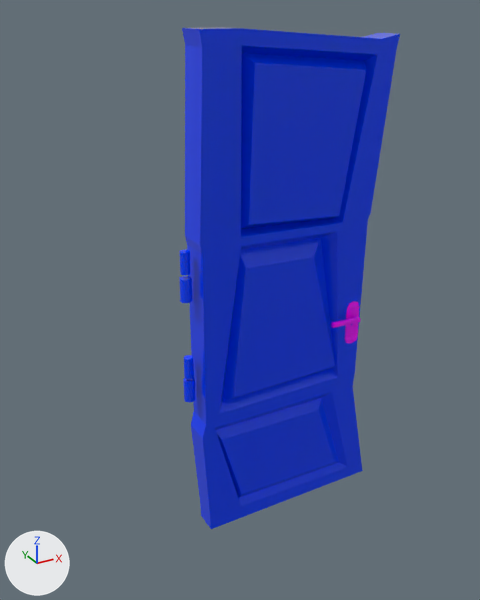
Two versions of the FBX model Assets/Imports/FBX/Structure/DOOR_LEFT.fbx, one commit apart.
Before and after are seen from a 50 mm lens placed at (-1.16, -2.51, 2.49), pointed at (0.21, -0.02, 1.25). Every picture has the same lights, and +X, +Y and +Z are marked at lower left. Where no turn or scale is listed for an object, it has been applied to the vertices.
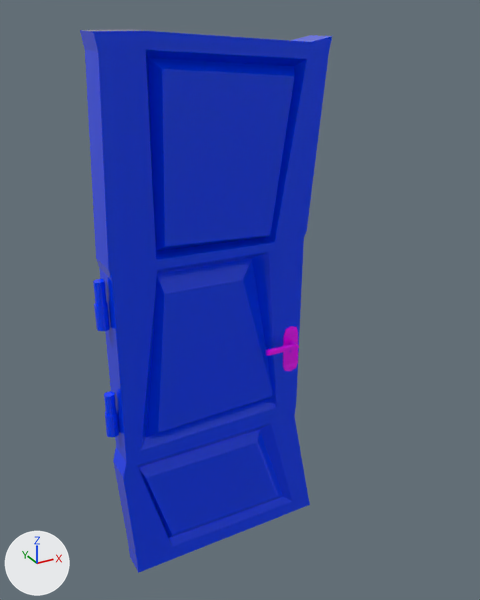
Where the change shows, as pixel boxes (x1, y1, x2, y2) in the pictures (480 x 600 px; the box of a moved part takes in the faces that stretch with it):
'Box042', reshaped, moved (14% wider, 8% taller): before (179, 27, 400, 529); after (80, 30, 332, 573)
part 1 of me_mesh, moved or reshaped: before (182, 27, 400, 529); after (80, 30, 332, 573)
part 2 of me_mesh, moved or reshaped: before (344, 301, 359, 344); after (283, 326, 298, 371)
part 3 of me_mesh, moved or reshaped: before (331, 314, 361, 328); after (266, 340, 299, 356)
part 4 of me_mesh, moved or reshaped: before (179, 250, 190, 275); after (93, 279, 107, 306)
part 5 of me_mesh, moved or reshaped: before (179, 276, 192, 303); after (94, 303, 110, 331)
part 6 of me_mesh, moved or reshaped: before (183, 377, 196, 402); after (105, 410, 119, 437)
part 7 of me_mesh, moved or reshaped: before (184, 355, 194, 379); after (104, 391, 116, 415)

The edits, one by one:
me_mesh has 656 vertices, 572 faces and spans x -0.08..1.0, y -0.12..0.08, z 0.01..2.42.
me_mesh is used by ob_box042; location (0.0, 0.0, 0.0).
me_mesh part 1: the loose piece of 96 vertices spanning x -0.02..1.0, y -0.08..0.08, z 0.01..2.42 is moved by (0.03, 0.0, -0.85).
me_mesh part 2: the loose piece of 72 vertices spanning x 0.79..0.88, y -0.08..-0.07, z 0.89..1.13 is moved by (0.03, 0.0, -0.85).
me_mesh part 3: the loose piece of 56 vertices spanning x 0.68..0.85, y -0.12..-0.07, z 1.03..1.06 is moved by (0.03, 0.0, -0.85).
me_mesh part 4: the loose piece of 108 vertices spanning x -0.07..-0.03, y -0.02..0.02, z 1.42..1.52 is moved by (0.05, 0.0, -0.87).
me_mesh part 5: the loose piece of 108 vertices spanning x -0.08..-0.03, y -0.03..0.03, z 1.29..1.4 is moved by (0.05, 0.0, -0.85).
me_mesh part 6: the loose piece of 108 vertices spanning x -0.08..-0.03, y -0.03..0.03, z 0.77..0.88 is moved by (0.05, 0.0, -0.85).
me_mesh part 7: the loose piece of 108 vertices spanning x -0.07..-0.03, y -0.02..0.02, z 0.9..1.0 is moved by (0.05, 0.0, -0.87).
Object 'Box042' (ob_box042) moves from (0.0, 0.0, 0.0) to (-0.467, -0.093, 0.845).
